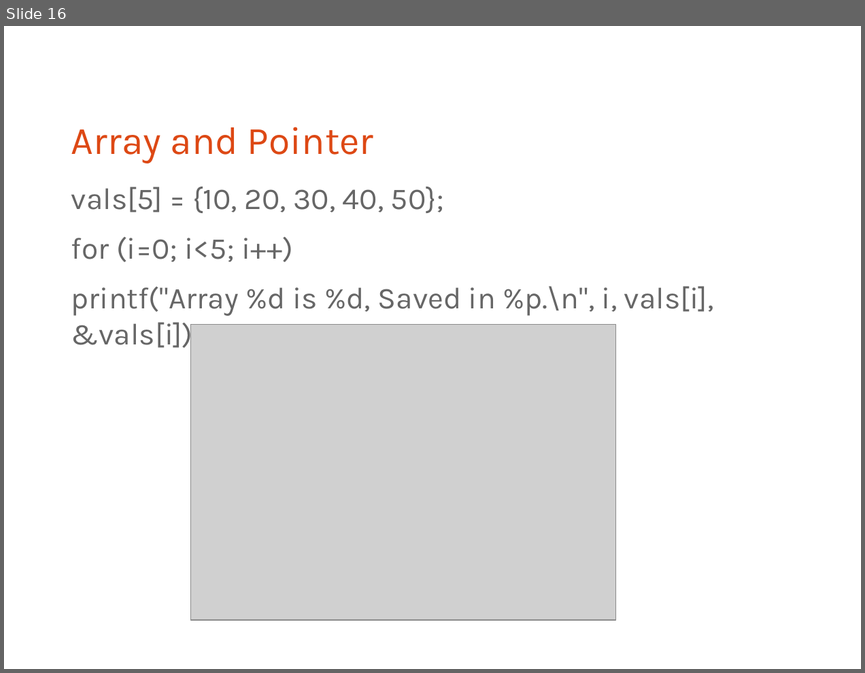
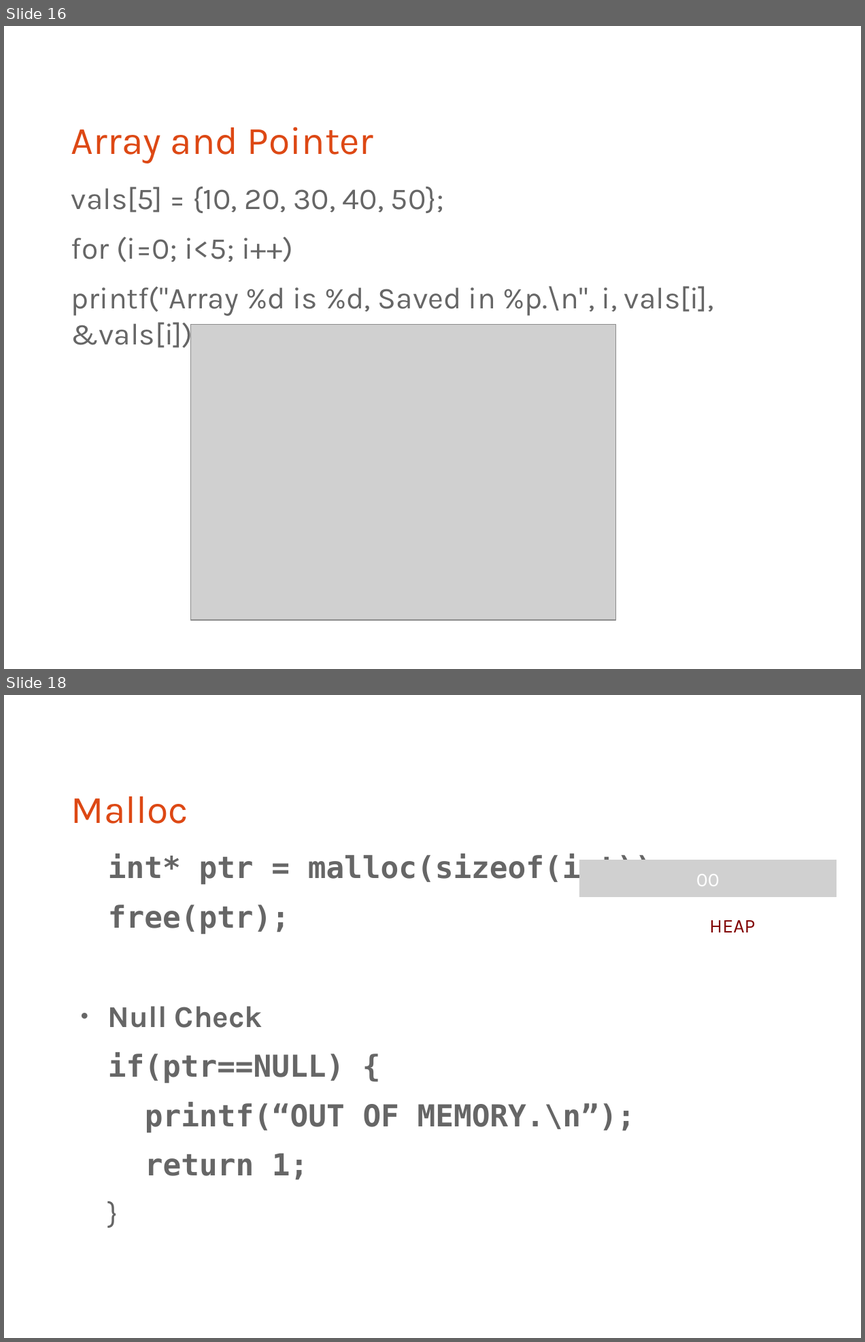
Before and after one commit to bagustris/prokom-tf, a slide deck: prokom4.odp. Shown one above the other, each under a label of ours: slide 16 before the commit, slides 16 and 18 after it; the slides between them are not shown. The pictures are 865x673 and 865x1342 pixels, drawn with LibreOffice and Linux fonts; fonts in the diff are those of the drawing; grey boxes stand for pictures. Boxes give left, top, right and bottom in pixels: in the first picture for what was removed or moved away, otherwise in the second. Text is boxed around its words. In the diff, an @@ line names an element or a change of style, - is before the commit and + after.

```diff
--- a/prokom4.odp
+++ b/prokom4.odp
@@ slide 18 added at box(4, 695, 861, 1338), background #FFFFFF @@
@@ title added at box(71, 796, 188, 824), 36 pt, text #DD4814 @@
+Malloc
@@ text added at box(108, 853, 671, 1179), 28 pt, text #666666, bold @@
+int* ptr = malloc(sizeof(int));
+free(ptr);
+● Null Check
+if(ptr==NULL) {
+  printf(“OUT OF MEMORY.\n”);
+  return 1;
+}
@@ picture added at box(579, 860, 837, 897), 18 pt, text #FFFFFF @@
+00
@@ text added at box(709, 920, 755, 932), 18 pt, text #800000 @@
+HEAP
```
Also in this commit, not shown: 3 slides changed, 7 other files.
